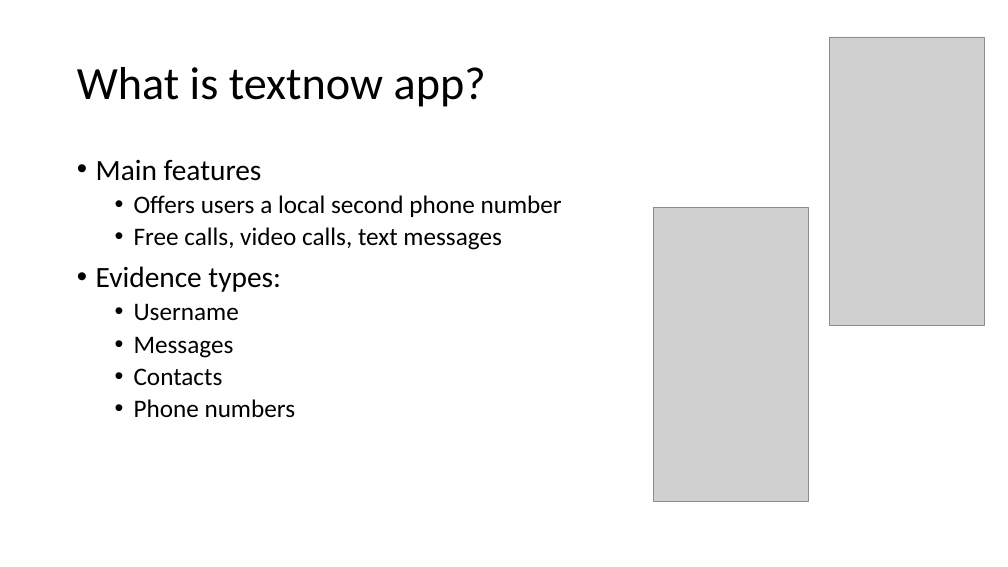
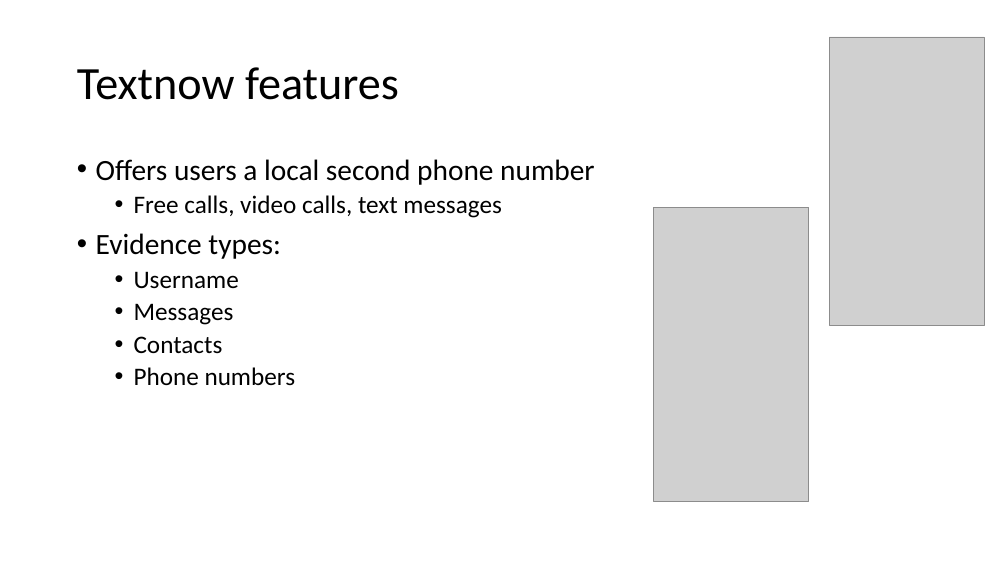
Before and after one commit to frankwxu/digital-forensics-lab, a slide deck: slide 3 of Android10/5_3_2_Third_Party_App_Investigation _textnow.pptx (slide 4 before the commit). Drawn at 1008x567 pixels with LibreOffice and Linux fonts; fonts in the diff are those of the drawing; grey boxes stand for pictures; background and template pictures are left out. Boxes give left, top, right and bottom in pixels: in the first picture for what was removed or moved away, otherwise in the second. Text is boxed around its words. In the diff, an @@ line names an element or a change of style, - is before the commit and + after.

```diff
--- a/Android10/5_3_2_Third_Party_App_Investigation _textnow.pptx
+++ b/Android10/5_3_2_Third_Party_App_Investigation _textnow.pptx
@@ title at [77,67,399,100]: text changed @@
-What is textnow app?
+Textnow features
@@ text at [96,160,262,181]: paragraph removed @@
-• Main features
@@ text at [96,159,595,185]: size 24 to 28 pt in "Offers users a local second phone number"; list level 2 to 1 in "Offers users a local second ..." @@
```
Also in this commit, not shown: 9 other slides changed, 7 slides added, 2 slides removed, 2 other files.
